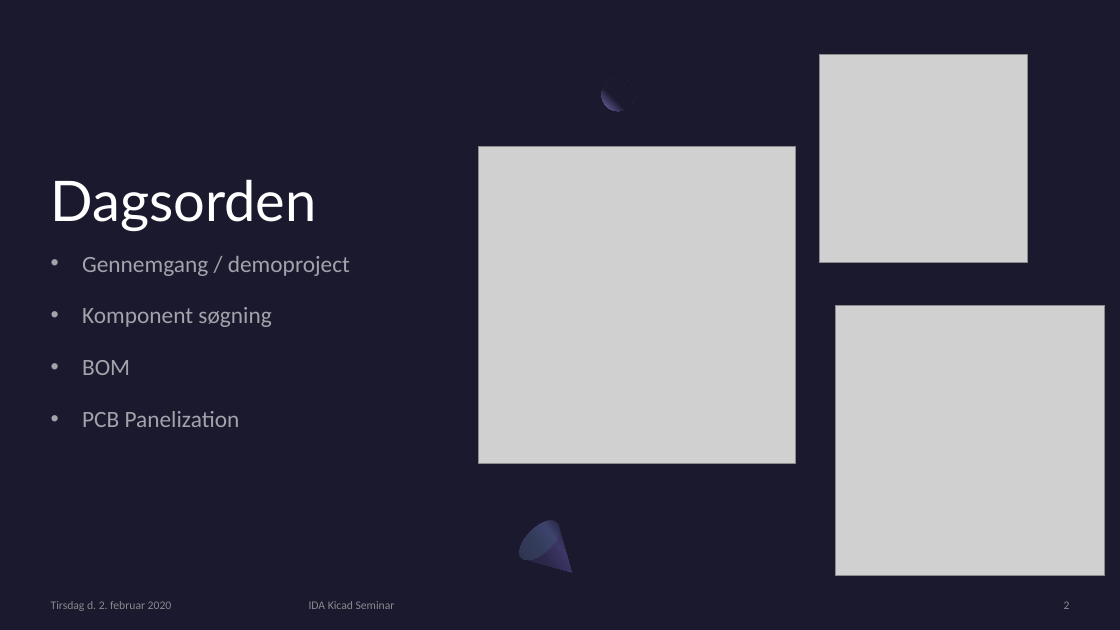
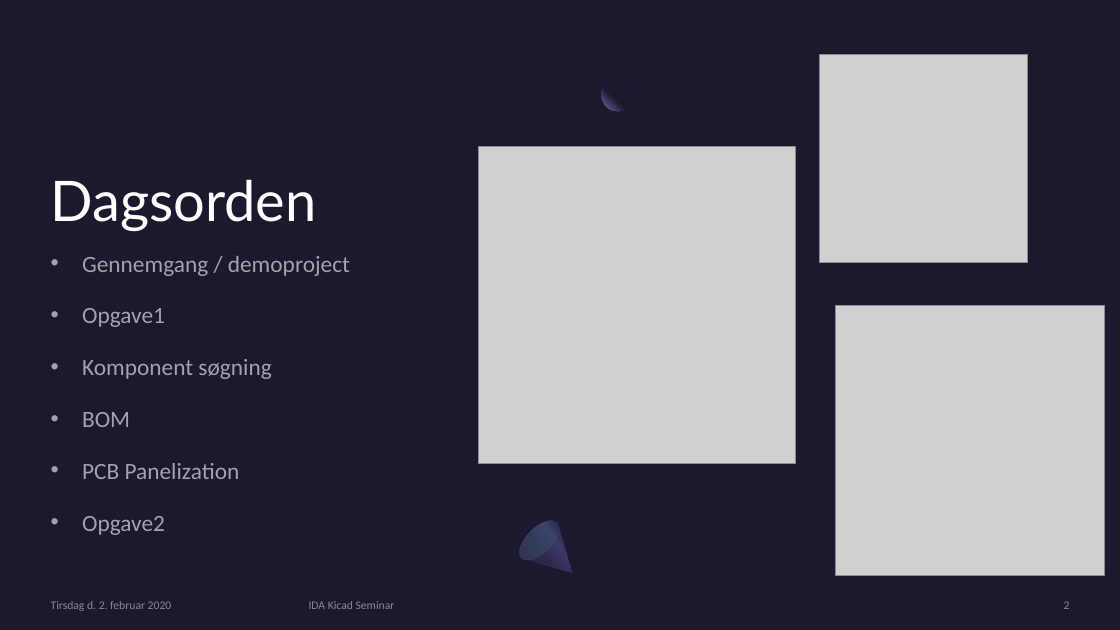
Before and after one commit to IDASeminar/KicadVsOrcad, a slide deck: slide 2 of Kicad 6.pptx. Drawn at 1120x630 pixels with LibreOffice and Linux fonts; fonts in the diff are those of the drawing; grey boxes stand for pictures. Boxes give left, top, right and bottom in pixels: in the first picture for what was removed or moved away, otherwise in the second. Text is boxed around its words. In the diff, an @@ line names an element or a change of style, - is before the commit and + after.

```diff
--- a/Kicad 6.pptx
+++ b/Kicad 6.pptx
@@ text at (x1=82, y1=308, x2=165, y2=327): paragraph added @@
+• Opgave1
@@ text at (x1=82, y1=516, x2=165, y2=535): paragraph added @@
+• Opgave2
```
Also in this commit, not shown: 1 other slide changed.
